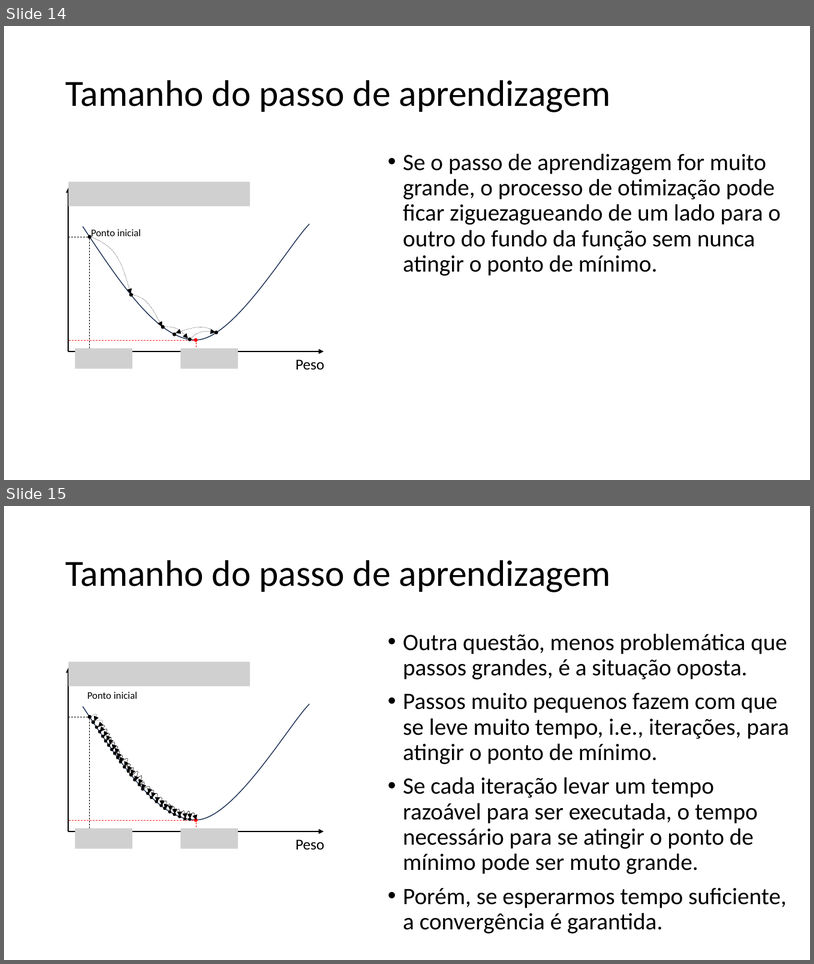
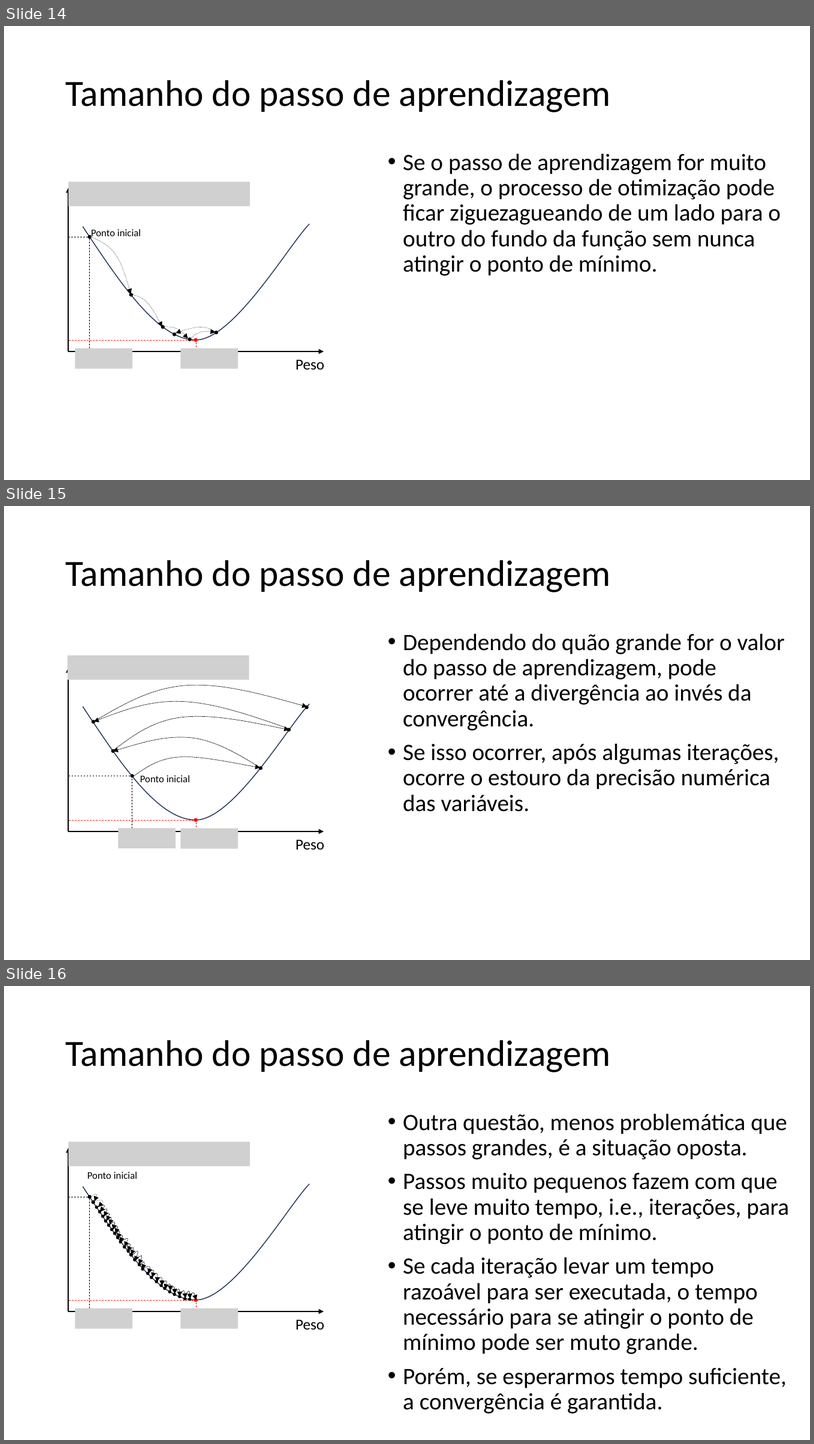
Before and after one commit to zz4fap/tp557-iot-ml, a slide deck: slides/TP557_6_Minimizando_o_erro.pptx. Shown one above the other, each under a label of ours: slides 14 and 15 before the commit, slides 14, 15 and 16 after it. The pictures are 814x964 and 814x1444 pixels, drawn with LibreOffice and Linux fonts; fonts in the diff are those of the drawing; grey boxes stand for pictures. Boxes give left, top, right and bottom in pixels: in the first picture for what was removed or moved away, otherwise in the second. Text is boxed around its words. In the diff, an @@ line names an element or a change of style, - is before the commit and + after.

```diff
--- a/slides/TP557_6_Minimizando_o_erro.pptx
+++ b/slides/TP557_6_Minimizando_o_erro.pptx
@@ slide 15 added at <box>4,506,810,960</box>, background #FFFFFF @@
@@ title added at <box>65,560,611,592</box>, 44 pt, text #000000 @@
+Tamanho do passo de aprendizagem
@@ text added at <box>403,633,785,811</box>, 28 pt, text #000000 @@
+• Dependendo do quão grande for o valor do passo de aprendizagem, pode ocorrer até a divergência ao invés da convergência.
+• Se isso ocorrer, após algumas iterações, ocorre o estouro da precisão numérica das variáveis.
@@ picture added at <box>68,655,249,679</box> @@
@@ arrow added from (69, 831) to (69, 667), #000000 1.5 pt @@
@@ freeform shape added at <box>93,685,307,722</box>, outline #000000 0.5 pt dashed @@
@@ freeform shape added at <box>93,702,290,729</box>, outline #000000 0.5 pt dashed @@
@@ freeform shape added at <box>83,704,309,820</box>, outline #1E3256 1 pt @@
@@ ellipse added at <box>92,720,95,723</box>, fill #000000, outline #000000 1 pt @@
@@ freeform shape added at <box>113,717,290,751</box>, outline #000000 0.5 pt dashed @@
@@ ellipse added at <box>305,706,308,709</box>, fill #000000, outline #000000 1 pt @@
@@ freeform shape added at <box>113,737,260,768</box>, outline #000000 0.5 pt dashed @@
@@ ellipse added at <box>288,728,291,731</box>, fill #000000, outline #000000 1 pt @@
@@ ellipse added at <box>111,749,115,752</box>, fill #000000, outline #000000 1 pt @@
@@ freeform shape added at <box>134,756,260,776</box>, outline #000000 0.5 pt dashed @@
@@ ellipse added at <box>131,775,134,778</box>, fill #000000, outline #000000 1 pt @@
@@ text added at <box>140,775,190,782</box>, 12 pt, text #000000 @@
+Ponto inicial
@@ ellipse added at <box>259,767,263,770</box>, fill #000000, outline #000000 1 pt @@
@@ line added from (69, 776) to (133, 776), #000000 0.5 pt dashed @@
@@ line added from (132, 776) to (132, 830), #000000 0.5 pt dashed @@
@@ line added from (69, 820) to (197, 820), #FF0000 0.5 pt dashed @@
@@ picture added at <box>119,828,176,849</box> @@
@@ picture added at <box>180,828,238,849</box> @@
@@ ellipse added at <box>195,818,198,821</box>, fill #FF0000, outline #FF0000 1 pt @@
@@ line added from (196, 819) to (196, 831), #FF0000 0.5 pt dashed @@
@@ arrow added from (69, 831) to (324, 831), #000000 1.5 pt @@
@@ text added at <box>296,839,324,850</box>, 18 pt, text #000000 @@
+Peso
@@ what was slide 15 is now slide 16 @@
```
Also in this commit, not shown: 5 slides changed, 4 other slides added.
